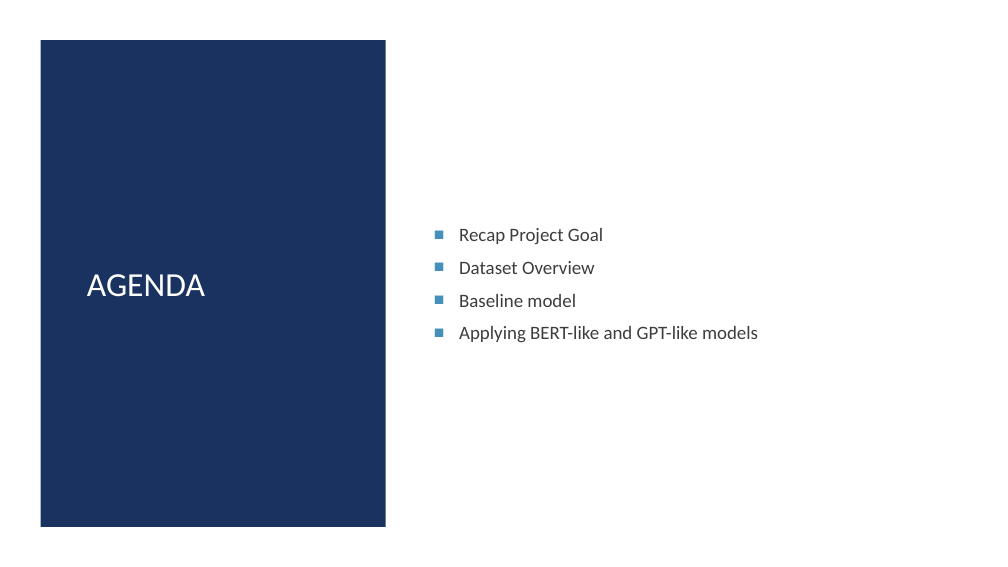
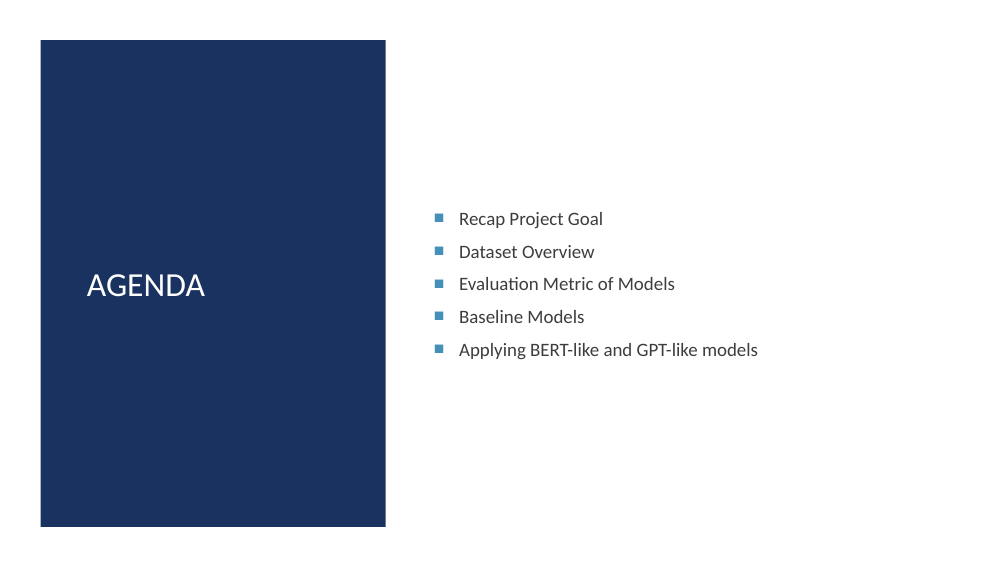
Before and after one commit to josefweibel/nlp-medical-project, a slide deck: slide 2 of presentations/Final Presentation.pptx. Drawn at 1008x567 pixels with LibreOffice and Linux fonts; fonts in the diff are those of the drawing. Boxes give left, top, right and bottom in pixels: in the first picture for what was removed or moved away, otherwise in the second. Text is boxed around its words. In the diff, an @@ line names an element or a change of style, - is before the commit and + after.

```diff
--- a/presentations/Final Presentation.pptx
+++ b/presentations/Final Presentation.pptx
@@ text at (x1=459, y1=277, x2=675, y2=323): text changed @@
-■ Baseline model
+■ Evaluation Metric of Models
+■ Baseline Models
```
Also in this commit, not shown: 3 other slides changed.
